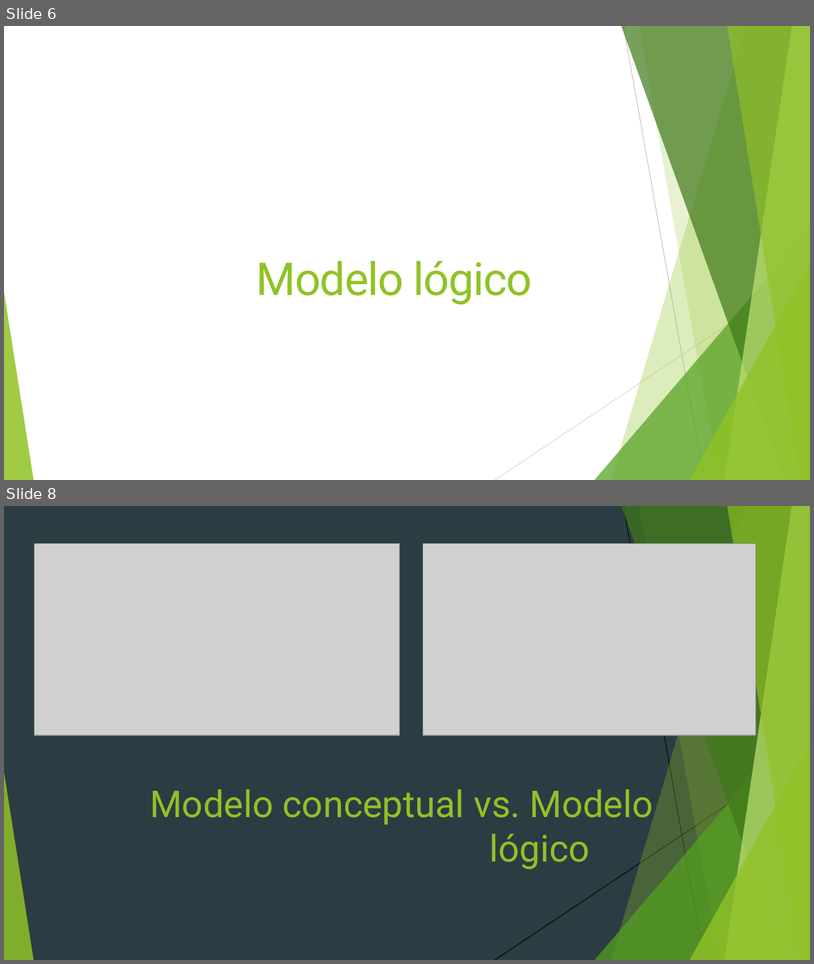
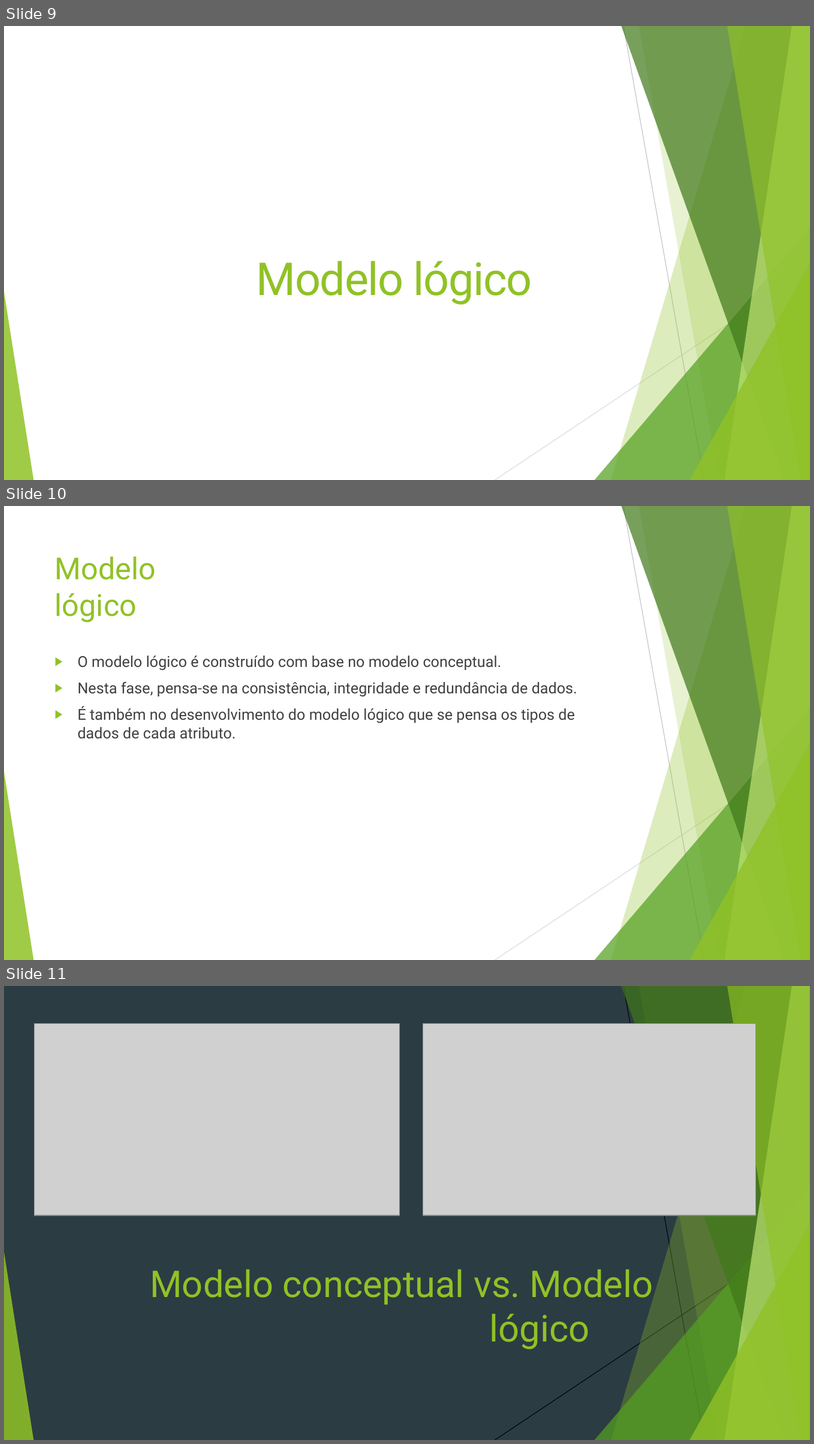
Before and after one commit to JRI98/ProjetoBD, a slide deck: Apresentação.pptx. Shown one above the other, each under a label of ours: slides 6 and 8 before the commit, slides 9, 10 and 11 after it; the slides between them are not shown. The pictures are 814x964 and 814x1444 pixels, drawn with LibreOffice and Linux fonts; fonts in the diff are those of the drawing; grey boxes stand for pictures. Boxes give left, top, right and bottom in pixels: in the first picture for what was removed or moved away, otherwise in the second. Text is boxed around its words. In the diff, an @@ line names an element or a change of style, - is before the commit and + after.

```diff
--- a/Apresentação.pptx
+++ b/Apresentação.pptx
@@ slide 10 added at <box>4,506,810,960</box>, background #FFFFFF; not listed: 10 template elements that a slide beside it also shows @@
@@ title added at <box>55,556,156,622</box>, 36 pt, text #90C226 @@
+Modelo
+lógico
@@ text added at <box>78,655,578,739</box>, 18 pt, text #404040 @@
+▶ O modelo lógico é construído com base no modelo conceptual.
+▶ Nesta fase, pensa-se na consistência, integridade e redundância de dados.
+▶ É também no desenvolvimento do modelo lógico que se pensa os tipos de dados de cada atributo.
@@ what was slide 6 is now slide 9 @@
@@ what was slide 8 is now slide 11 @@
```
Also in this commit, not shown: 3 slides changed, 10 other slides added, 3 slides removed.
